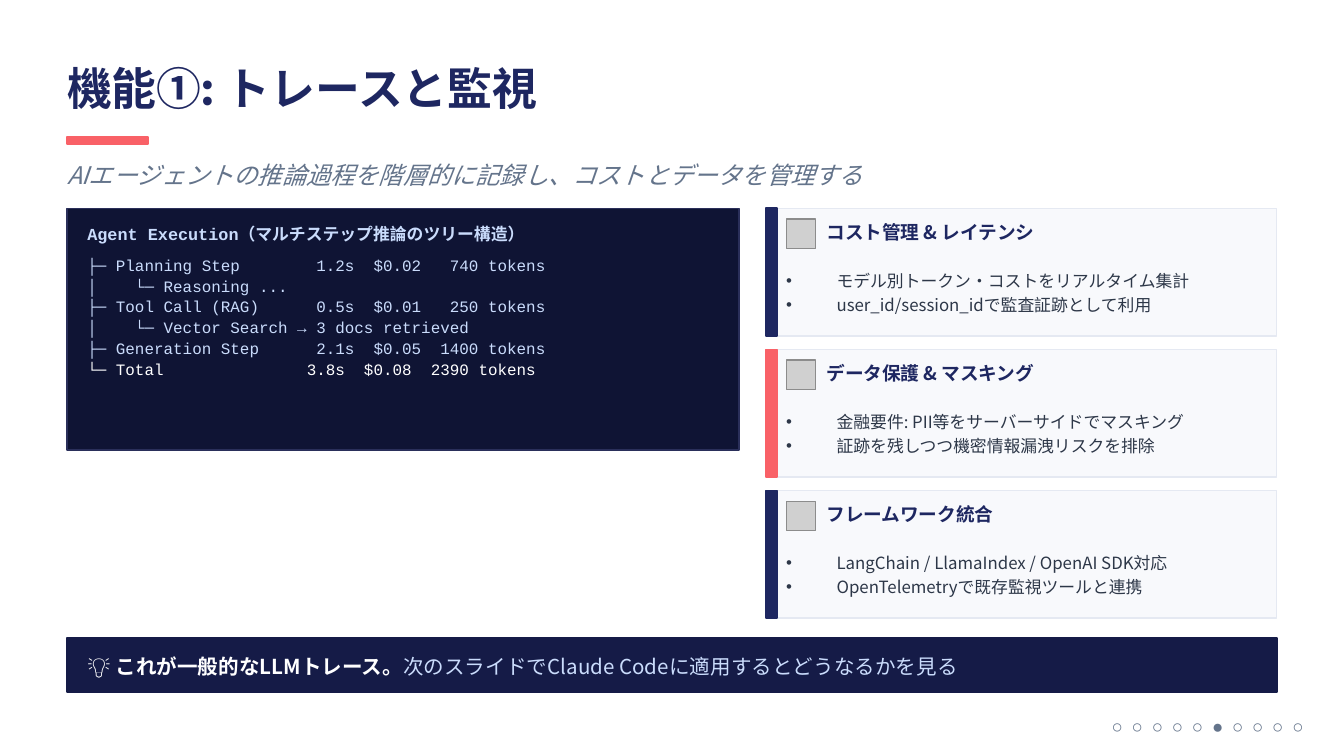
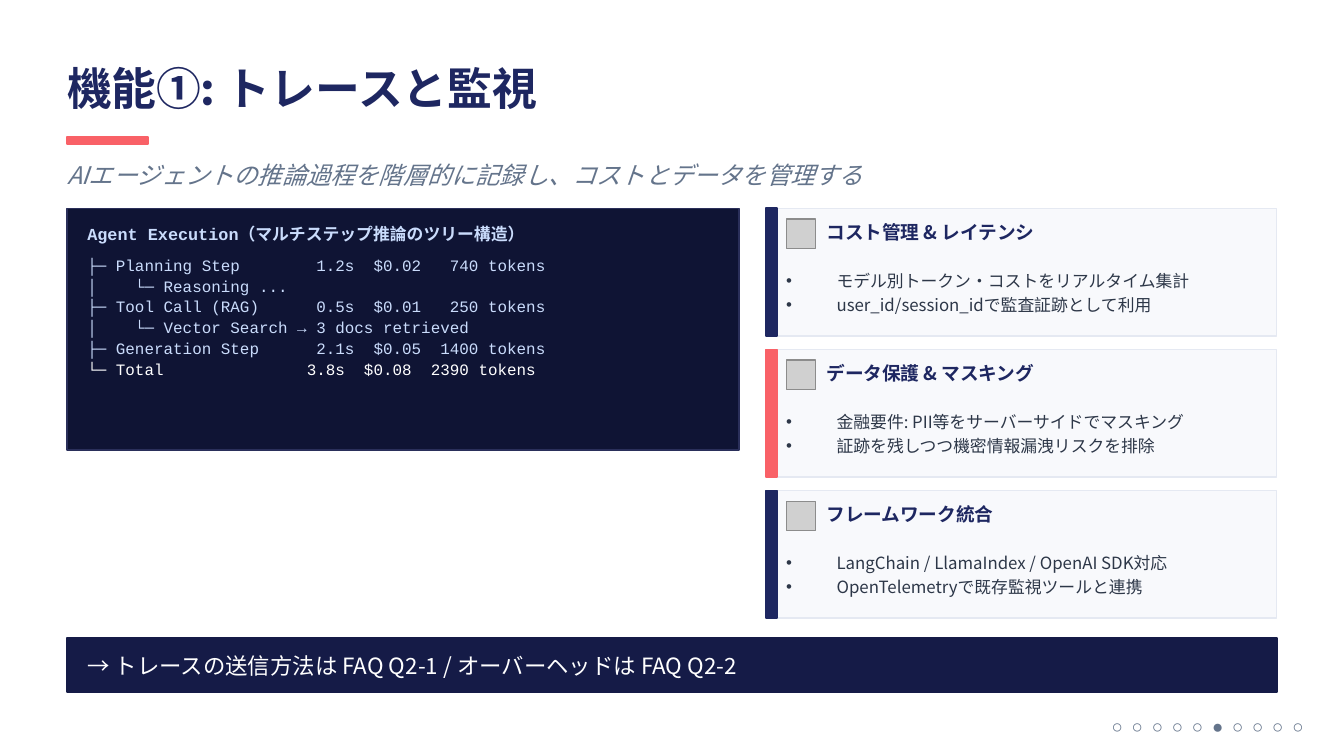
Before and after one commit to ktsuchida11/ClaudeWorkshop, a slide deck: slide 8 of session6/session6_full.pptx (slide 6 before the commit). Drawn at 1344x756 pixels with LibreOffice and Linux fonts; fonts in the diff are those of the drawing; grey boxes stand for pictures. Boxes give left, top, right and bottom in pixels: in the first picture for what was removed or moved away, otherwise in the second. Text is boxed around its words. In the diff, an @@ line names an element or a change of style, - is before the commit and + after.

```diff
--- a/session6/session6_full.pptx
+++ b/session6/session6_full.pptx
@@ text at (115,655,736,678): text changed; size 11 to 12 pt; text colour #CADCFC to #FFFFFF @@
-💡 これが一般的なLLMトレース。次のスライドでClaude Codeに適用するとどうなるかを見る
+→ トレースの送信方法は FAQ Q2-1 / オーバーヘッドは FAQ Q2-2
```
Also in this commit, not shown: 5 other slides changed, 3 slides added, 1 other file.
